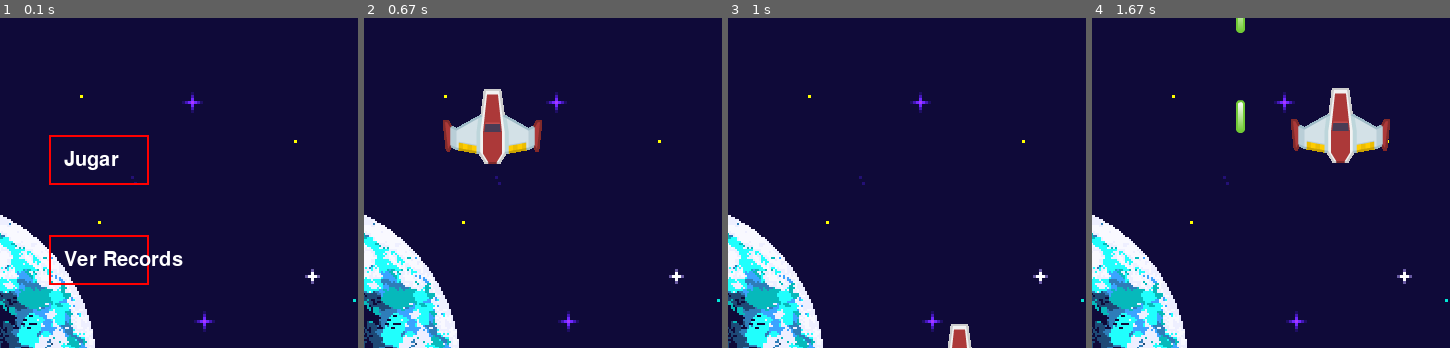
Above: before the commit, frames 1-4 (left to right).
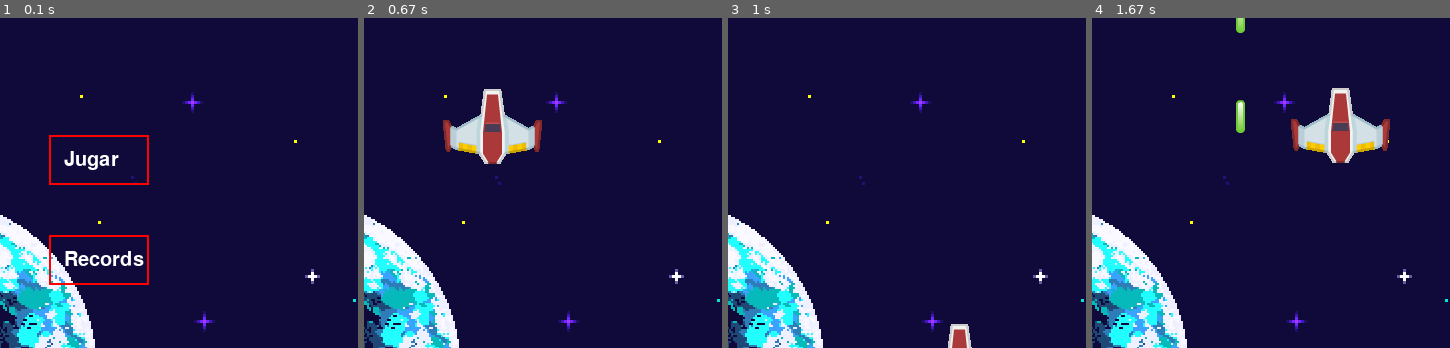
Above: after the commit, the same moments.

Repository: lingwey/juego-de-destruir-meteoros-en-pygame
Game: pygame game, started from destruirMeteoritos.py
Same seed, same stepped clock (60 frames per second), same inputs: the game is played once before the commit and once after it.
Inputs (mouse positions are % of the whole screen's width and height, from its top left):
- Up to frame 1 (0.1 s): no input
- Up to frame 2 (0.67 s): press the mouse at (48, 32) at 0.37 s; move the mouse to (47, 27) at 0.47 s; release the mouse at (46, 21) at 0.6 s
- Up to frame 3 (1 s): hold Esc from 0.67 s (still down); move the mouse to (60, 57) at 0.7 s
- Up to frame 4 (1.67 s): release Esc at 1.13 s; press the mouse at (48, 32) at 1.2 s; move the mouse to (45, 43) at 1.3 s; release the mouse at (42, 53) at 1.43 s; press the mouse at (48, 32) at 1.53 s; move the mouse to (62, 21) at 1.63 s
The pictures show only the part of the screen within x 34-84%, y 11-61%; the shares and areas given below are measured in that part.

The runs differ from the first frame. In frame 1, 0.8% of the frame differs, in the area x 17-52%, y 70-76%; in frame 2, nothing differs; in frame 3, nothing differs; in frame 4, nothing differs.

Commit message:
permite volver al menu del juego y agrega interaccion al menu

Diff:
--- a/destruirMeteoritos.py
+++ b/destruirMeteoritos.py
@@ -48,6 +48,7 @@
         self.totalListaImagenes.add(self.jugador)
         self.jugador.rect.x = (pantallaAncho - self.jugador.rect.width )// 2
         self.jugador.rect.y = pantallaAlto - self.jugador.rect.height
+        pygame.mouse.set_visible(0)
 
     def crearTandasMeteoros(self):
         self.velocidadMeteoros += 0.1
@@ -78,6 +79,9 @@
                 if event.key == pygame.K_SPACE:
                     if self.gameOver:
                        self.reiniciarJuego()
+                if event.key == pygame.K_ESCAPE:
+                    if self.gameOver:
+                        main()
 
         return False
 
@@ -124,10 +128,15 @@
 
         if self.gameOver:
             fuenteGameOver = pygame.font.SysFont("serif", 40)
-            texto = fuenteGameOver.render("Muerto. Pulsar barra para volver a empezar", True, rojo)
+            texto = fuenteGameOver.render("o pulse [Esc] para salir al menu", True, rojo)
+            texto2 = fuenteGameOver.render("Muerto. Pulsar [barra] para volver a empezar", True, rojo)
             centroX = (pantallaAncho // 2) - (texto.get_width() // 2)
             centroY = (pantallaAlto // 2) - (texto.get_height() // 2)
+            centroXTex2 = (pantallaAncho // 2) - (texto2.get_width() // 2)
+            centroYTex2 = (pantallaAlto // 3) - (texto2.get_height() // 3)
             ventana.blit(texto,[centroX,centroY])
+            ventana.blit(texto2,[centroXTex2,centroYTex2])
+            pygame.mouse.set_visible(1)
         if not self.gameOver:
             self.totalListaImagenes.draw(ventana)
 
@@ -139,7 +148,7 @@
     sonidoLaser = pygame.mixer.Sound("recursos/sonido/laser5.ogg")
     ventana = pygame.display.set_mode([pantallaAncho, pantallaAlto])
     pygame.display.set_caption("Juego de Destruir Meteoros")
-    pygame.mouse.set_visible(0)
+
 
     while True:
        opcion = menuJuego(ventana)
@@ -147,6 +156,7 @@
             cerrar = False
             reloj = pygame.time.Clock()
             game = juego( sonidoLaser, imagenDeFondo)
+            pygame.mouse.set_visible(0)
             while not cerrar:
                 cerrar = game.process_events()
                 game.run_logic()
--- a/menuPrincipal.py
+++ b/menuPrincipal.py
@@ -4,6 +4,7 @@
 negro = (0,0,0)
 blanco = (255, 255,255)
 rojo = (255, 0, 0)
+rojoHover = (200, 0, 0)
 
 def menuJuego (ventana):
     fondo = pygame.image.load("recursos/imagenes/background.png").convert()
@@ -11,7 +12,7 @@
     fuente = pygame.font.Font(None, 30)
 
     textJugar = fuente.render("Jugar", True, blanco)
-    textRecords = fuente.render("Ver Records", True, blanco)
+    textRecords = fuente.render("Records", True, blanco)
 
     opcionJugar = pygame.Rect(300, 200, 100, 50)
     opcionVerRecords = pygame.Rect(300, 300, 100, 50)
@@ -29,6 +30,20 @@
             if event.type == pygame.QUIT:
                 pygame.quit()
                 sys.exit()
+            if event.type == pygame.MOUSEMOTION:
+                if opcionJugar.collidepoint(pygame.mouse.get_pos()):
+                    pygame.draw.rect(ventana, rojoHover, opcionJugar, 2)
+                else:
+                    pygame.draw.rect(ventana, rojo, opcionJugar, 2)
+                if opcionVerRecords.collidepoint(pygame.mouse.get_pos()):
+                    pygame.draw.rect(ventana, rojoHover, opcionVerRecords)
+                else:
+                    pygame.draw.rect(ventana, rojo, opcionVerRecords)
+
+                ventana.blit(textJugar, (315, 215))
+                ventana.blit(textRecords, (315, 315))
+                pygame.display.flip()
+
             if event.type == pygame.MOUSEBUTTONDOWN:
                 if opcionJugar.collidepoint(pygame.mouse.get_pos()):
                     return "jugar"
